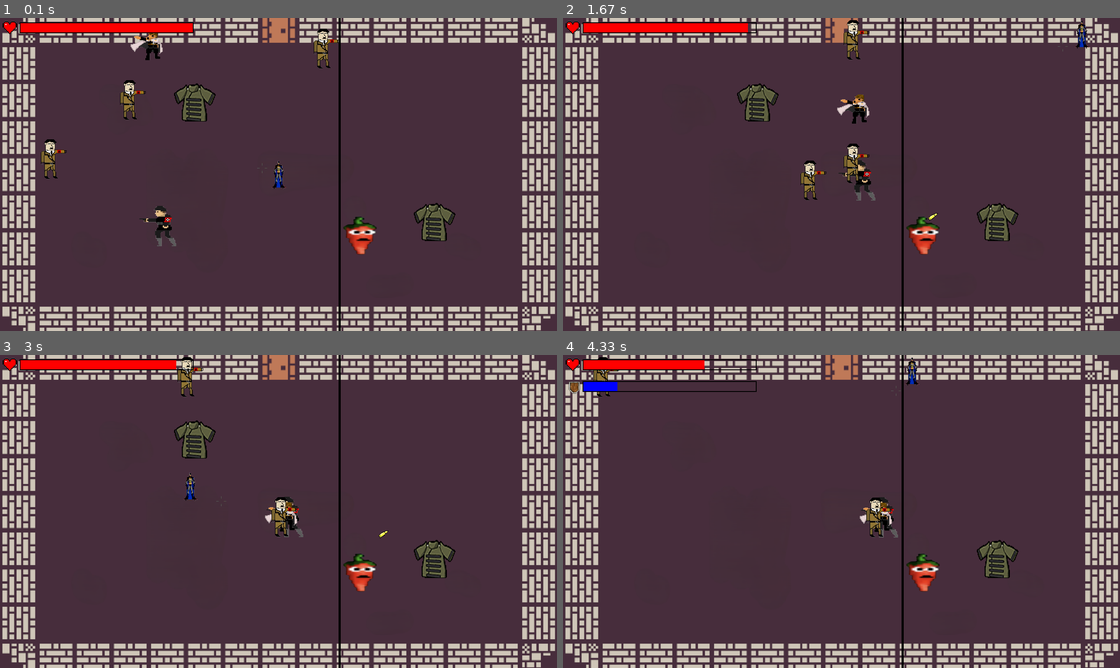
Above: before the commit, frames 1-4 (two rows, left to right).
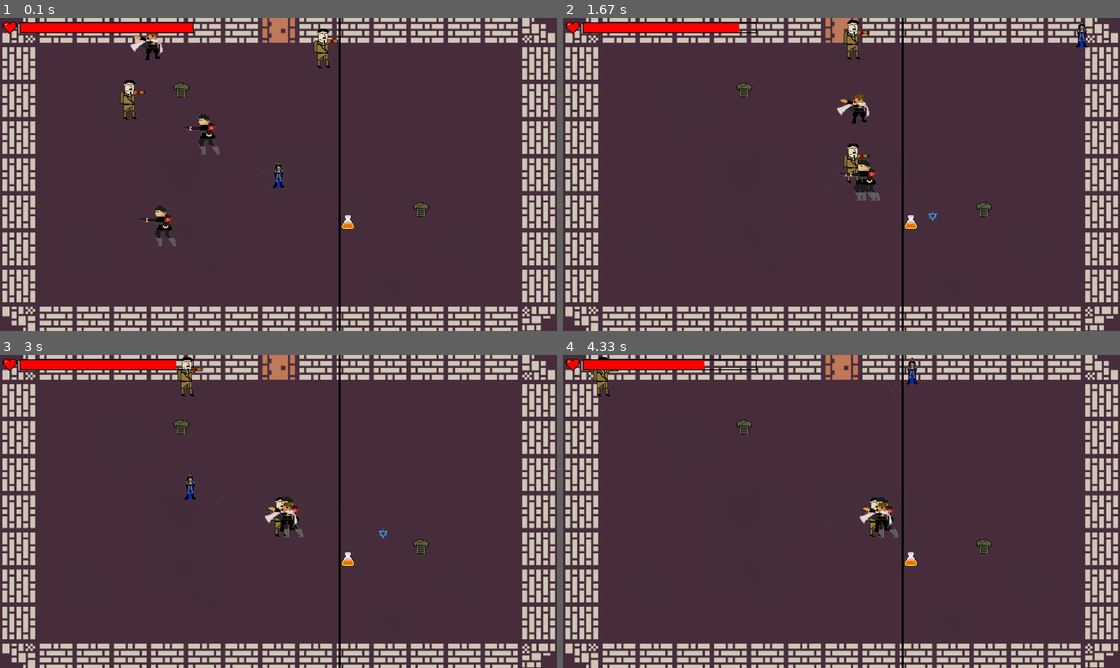
Above: after the commit, the same moments.

Repository: SunAndSteel/PygameProject
Game: pygame game, started from Groupe 19/Binding Of Isaac/main.py
The game is run twice, just before and just after one commit, with the same random seed, the same clock (stepped at 60 frames per second) and the same inputs.
Inputs (mouse positions are in pixels of both pictures, inside the frame that each line leads up to):
- Up to frame 1 (0.1 s): no input
- Up to frame 2 (1.67 s): hold Right 0.33-0.8 s; move the mouse to (819, 187) at 0.37 s; hold Up 0.83-1.13 s; move the mouse to (1019, 165) at 0.87 s; tap Z at 0.9, 1.57 s; click (897, 243) at 1.22 s; hold Right from 1.5 s (still down); click (668, 127) at 1.58 s
- Up to frame 3 (3 s): tap Z at 1.87, 2.07, 2.37, 2.63, 2.97 s; release Right at 1.97 s; hold Left 2-2.53 s; click (105, 583) at 2.08 s; hold Down 2.57-2.87 s; click (484, 621) at 2.65 s; hold Left from 2.9 s (still down); click (345, 539) at 2.98 s
- Up to frame 4 (4.33 s): tap Z at 3.27, 3.4, 3.8, 4.1 s; release Left at 3.3 s; hold Up 3.33-3.7 s; click (696, 395) at 3.42 s; hold Right from 3.73 s (still down); click (852, 405) at 3.82 s

The runs differ from the first frame. In frame 1, 2.1% of the frame differs, in the area x 7-82%, y 20-76%; in frame 2, 2.2%, in the area x 31-82%, y 1-76%; in frame 3, 1.8%; in frame 4, 1.7%.

Commit message:
replace : graphics assets for bonus and malus

Diff:
--- a/Groupe 19/Binding Of Isaac/Mob_spawn.py
+++ b/Groupe 19/Binding Of Isaac/Mob_spawn.py
@@ -20,16 +20,16 @@
 Gazeur = pygame.image.load("assets/Graphics/Mobs/gazeur.png").convert_alpha()
 Gazeur = pygame.transform.scale(Gazeur, (100, 100))
 
-unheal = pygame.image.load("assets/Graphics/malus/grave.png").convert_alpha()
-unheal = pygame.transform.scale(unheal, (100, 100))
-heal = pygame.image.load("assets/Graphics/bonus/diamond.png").convert_alpha()
-heal = pygame.transform.scale(heal, (100, 100))
-speed = pygame.image.load("assets/Graphics/bonus/mushroom.png").convert_alpha()
-speed = pygame.transform.scale(speed, (100, 100))
+unheal = pygame.image.load("assets/Graphics/malus/poisonheal.png").convert_alpha()
+unheal = pygame.transform.scale(unheal, (40, 40))
+heal = pygame.image.load("assets/Graphics/bonus/healingpotion.png").convert_alpha()
+heal = pygame.transform.scale(heal, (40, 40))
+speed = pygame.image.load("assets/Graphics/bonus/speedpotion.png").convert_alpha()
+speed = pygame.transform.scale(speed, (40, 40))
 shield = pygame.image.load("assets/Graphics/bonus/shield.png").convert_alpha()
-shield = pygame.transform.scale(shield, (100, 100))
-Rage = pygame.image.load("assets/Graphics/bonus/Piment.png").convert_alpha()
-Rage = pygame.transform.scale(Rage, (100, 100))
+shield = pygame.transform.scale(shield, (40, 40))
+Rage = pygame.image.load("assets/Graphics/bonus/ragepotion.png").convert_alpha()
+Rage = pygame.transform.scale(Rage, (40, 40))
 
 class Boss(pygame.sprite.Sprite):
     def __init__(self, image, x, y):
--- a/Groupe 19/Binding Of Isaac/Weapons.py
+++ b/Groupe 19/Binding Of Isaac/Weapons.py
@@ -28,7 +28,7 @@
         direction = [self.target[0] - self.pos[0], self.target[1] - self.pos[1]]
         length = math.sqrt(direction[0]**2 + direction[1]**2)
         self.direction = [direction[0]/length, direction[1]/length]
-        self.image = pygame.image.load('assets/Graphics/Projectiles/bullet.png')  # Load the bullet image
+        self.image = pygame.image.load('assets/Graphics/Projectiles/jewstar.png')  # Load the bullet image
         self.image = pygame.transform.scale(self.image, (30, 30))  # Scale the image
 
     def update(self):
Binary file removed: Groupe 19/Binding Of Isaac/assets/Graphics/bonus/Piment.png
Binary file removed: Groupe 19/Binding Of Isaac/assets/Graphics/bonus/diamond.png
Binary file added: Groupe 19/Binding Of Isaac/assets/Graphics/bonus/healingpotion.png
Binary file removed: Groupe 19/Binding Of Isaac/assets/Graphics/bonus/mushroom.png
Binary file added: Groupe 19/Binding Of Isaac/assets/Graphics/bonus/ragepotion.png
Binary file added: Groupe 19/Binding Of Isaac/assets/Graphics/bonus/speedpotion.png
Binary file removed: Groupe 19/Binding Of Isaac/assets/Graphics/malus/grave.png
Binary file added: Groupe 19/Binding Of Isaac/assets/Graphics/malus/poisonheal.png
Binary file added: Groupe 19/Binding Of Isaac/assets/Graphics/malus/poisonspeed.png
